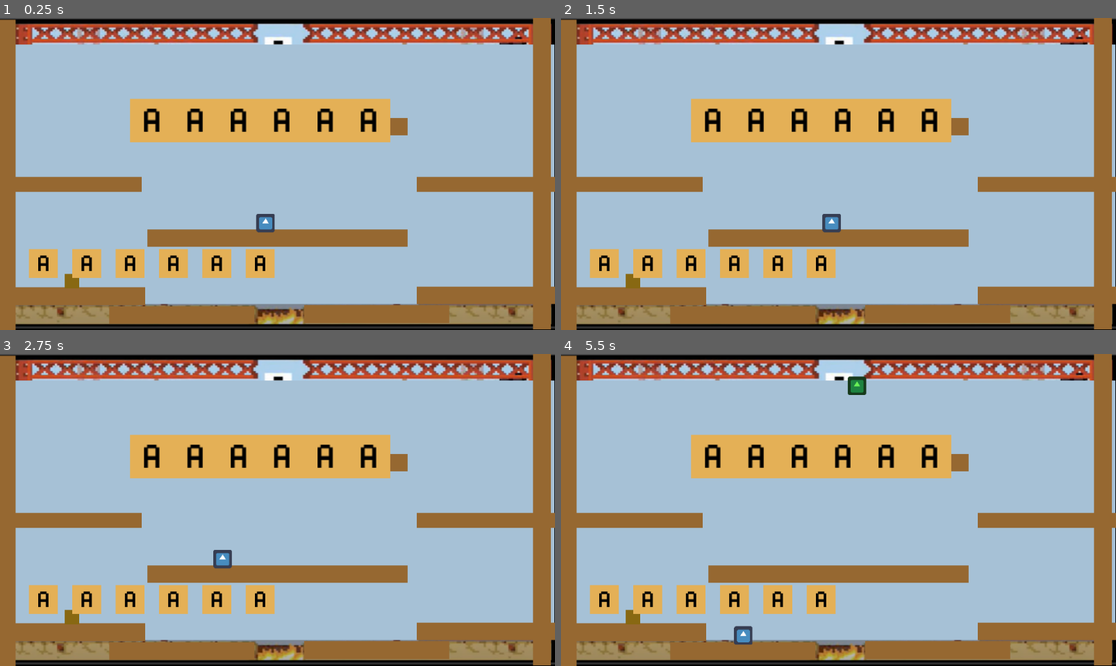
Above: before the commit, frames 1-4 (two rows, left to right).
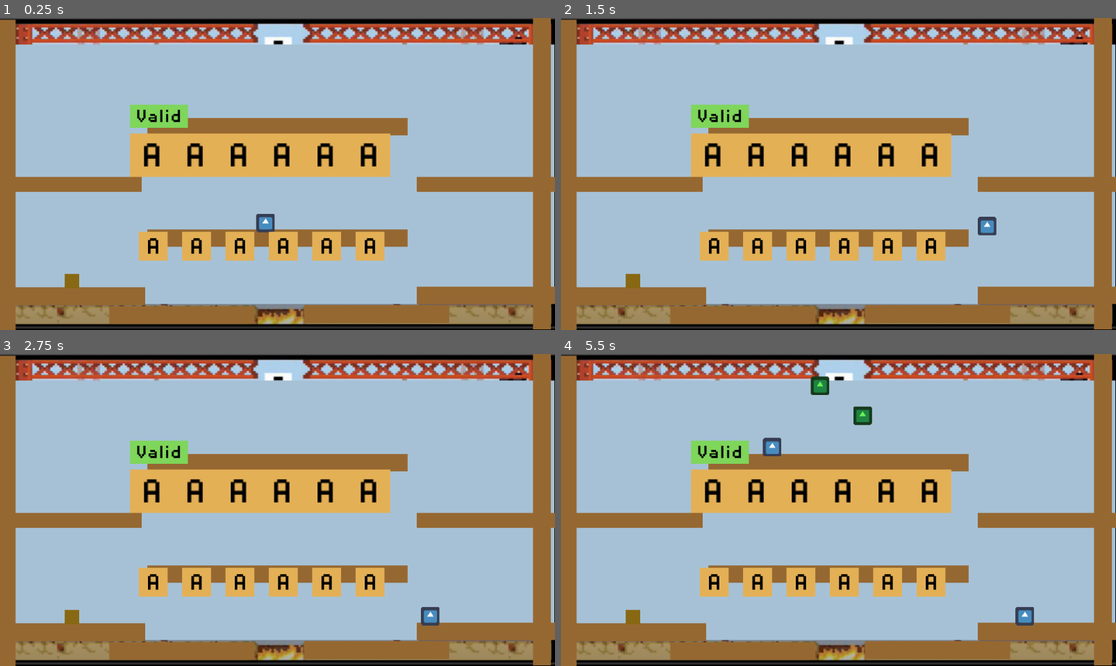
Above: after the commit, the same moments.

Repository: zhimingc/super_scrabble_box
Game: Godot game, scene res://Scenes/MainGame.tscn
Same seed, same stepped clock (60 frames per second), same inputs: the game is played once before the commit and once after it. The engine's default icon, where the game draws it, is replaced by a stand-in: a white triangle on a blue panel in a dark square.
Inputs:
- Up to frame 1 (0.25 s): no input
- Up to frame 2 (1.5 s): tap Enter (ui_accept) at 0.5, 0.77, 1.07 s; hold Right (ui_right) from 0.53 s (still down); tap Space (ui_select) at 0.6 s; tap Backspace at 0.8, 1.35 s
- Up to frame 3 (2.75 s): tap Enter (ui_accept) at 1.52, 1.55, 1.82, 2.1 s; release Right (ui_right) at 2.03 s; hold Left (ui_left) from 2.03 s (still down); tap Space (ui_select) at 2.3 s
- Up to frame 4 (5.5 s): release Left (ui_left) at 2.78 s; hold Right (ui_right) 2.78-4.28 s; tap Space (ui_select) at 2.85, 4.55 s; tap Enter (ui_accept) at 3.02, 3.32, 3.77, 3.8, 4.07, 4.25, 4.52, 4.82 s; tap Backspace at 3.05, 3.6, 5.3 s; hold Left (ui_left) 4.28-5.03 s; tap T at 4.35 s; hold Right (ui_right) from 5.03 s (still down); tap E at 5.1 s

The runs differ from the first frame. In frame 1, 16% of the frame differs, in the area x 5-71%, y 25-84%; in frame 2, 16%; in frame 3, 16%; in frame 4, 17%, in the area x 5-86%, y 7-94%.
Error before the commit: Trying to assign value of type 'PlayerCharacter.gd' to a variable of type 'WordController.gd'. (res://Scripts/WordController.gd:16)
Error after the commit: Trying to assign value of type 'PlayerCharacter.gd' to a variable of type 'WordController.gd'. (res://Scripts/WordController.gd:18)

Commit message:
Added dictionary check to word mode

Diff:
--- a/Objects/WordController.tscn
+++ b/Objects/WordController.tscn
@@ -1,90 +1,131 @@
-[gd_scene load_steps=3 format=2]
+[gd_scene load_steps=6 format=2]
 
 [ext_resource path="res://Scripts/WordController.gd" type="Script" id=1]
-[ext_resource path="res://Objects/HUD_LetterElement.tscn" type="PackedScene" id=2]
+[ext_resource path="res://Textures/square_small.png" type="Texture" id=2]
+[ext_resource path="res://Objects/HUD_LetterElement.tscn" type="PackedScene" id=3]
+[ext_resource path="res://Fonts/DisposableDroidBB.otf" type="DynamicFontData" id=4]
+
+[sub_resource type="DynamicFont" id=1]
+size = 40
+use_filter = true
+font_data = ExtResource( 4 )
 
 [node name="WordController" type="Node2D"]
 pause_mode = 2
 script = ExtResource( 1 )
 
+[node name="Overlay" type="TextureRect" parent="."]
+visible = false
+modulate = Color( 0.34902, 0.34902, 0.34902, 0.588235 )
+margin_right = 960.0
+margin_bottom = 540.0
+texture = ExtResource( 2 )
+stretch_mode = 1
+
 [node name="Held" type="Node2D" parent="."]
+position = Vector2( 190, -30 )
+__meta__ = {
+"_edit_group_": true
+}
 
-[node name="TextureRect_0" parent="Held" instance=ExtResource( 2 )]
+[node name="TextureRect_0" parent="Held" instance=ExtResource( 3 )]
 margin_left = 50.0
 margin_top = 400.0
 margin_right = 100.0
 margin_bottom = 450.0
 
-[node name="TextureRect_1" parent="Held" instance=ExtResource( 2 )]
+[node name="TextureRect_1" parent="Held" instance=ExtResource( 3 )]
 margin_left = 125.0
 margin_top = 400.0
 margin_right = 175.0
 margin_bottom = 450.0
 
-[node name="TextureRect_2" parent="Held" instance=ExtResource( 2 )]
+[node name="TextureRect_2" parent="Held" instance=ExtResource( 3 )]
 margin_left = 200.0
 margin_top = 400.0
 margin_right = 250.0
 margin_bottom = 450.0
 
-[node name="TextureRect_3" parent="Held" instance=ExtResource( 2 )]
+[node name="TextureRect_3" parent="Held" instance=ExtResource( 3 )]
 margin_left = 275.0
 margin_top = 400.0
 margin_right = 325.0
 margin_bottom = 450.0
 
-[node name="TextureRect_4" parent="Held" instance=ExtResource( 2 )]
+[node name="TextureRect_4" parent="Held" instance=ExtResource( 3 )]
 margin_left = 350.0
 margin_top = 400.0
 margin_right = 400.0
 margin_bottom = 450.0
 
-[node name="TextureRect_5" parent="Held" instance=ExtResource( 2 )]
+[node name="TextureRect_5" parent="Held" instance=ExtResource( 3 )]
 margin_left = 425.0
 margin_top = 400.0
 margin_right = 475.0
 margin_bottom = 450.0
 
 [node name="Used" type="Node2D" parent="."]
+position = Vector2( 0, 60 )
 
-[node name="TextureRect_8" parent="Used" instance=ExtResource( 2 )]
+[node name="TextureRect_8" parent="Used" instance=ExtResource( 3 )]
 margin_left = 225.0
 margin_top = 140.0
 margin_right = 275.0
 margin_bottom = 190.0
 rect_scale = Vector2( 1.5, 1.5 )
 
-[node name="TextureRect_6" parent="Used" instance=ExtResource( 2 )]
+[node name="TextureRect_6" parent="Used" instance=ExtResource( 3 )]
 margin_left = 300.0
 margin_top = 140.0
 margin_right = 350.0
 margin_bottom = 190.0
 rect_scale = Vector2( 1.5, 1.5 )
 
-[node name="TextureRect_7" parent="Used" instance=ExtResource( 2 )]
+[node name="TextureRect_7" parent="Used" instance=ExtResource( 3 )]
 margin_left = 375.0
 margin_top = 140.0
 margin_right = 425.0
 margin_bottom = 190.0
 rect_scale = Vector2( 1.5, 1.5 )
 
-[node name="TextureRect_9" parent="Used" instance=ExtResource( 2 )]
+[node name="TextureRect_9" parent="Used" instance=ExtResource( 3 )]
 margin_left = 450.0
 margin_top = 140.0
 margin_right = 500.0
 margin_bottom = 190.0
 rect_scale = Vector2( 1.5, 1.5 )
 
-[node name="TextureRect_11" parent="Used" instance=ExtResource( 2 )]
+[node name="TextureRect_11" parent="Used" instance=ExtResource( 3 )]
 margin_left = 525.0
 margin_top = 140.0
 margin_right = 575.0
 margin_bottom = 190.0
 rect_scale = Vector2( 1.5, 1.5 )
 
-[node name="TextureRect_10" parent="Used" instance=ExtResource( 2 )]
+[node name="TextureRect_10" parent="Used" instance=ExtResource( 3 )]
 margin_left = 600.0
 margin_top = 140.0
 margin_right = 650.0
 margin_bottom = 190.0
 rect_scale = Vector2( 1.5, 1.5 )
+
+[node name="WordValid" type="TextureRect" parent="."]
+modulate = Color( 0.494118, 0.839216, 0.352941, 1 )
+margin_left = 225.0
+margin_top = 150.0
+margin_right = 325.0
+margin_bottom = 190.0
+texture = ExtResource( 2 )
+expand = true
+__meta__ = {
+"_edit_group_": true
+}
+
+[node name="Label" type="Label" parent="WordValid"]
+modulate = Color( 0, 0, 0, 1 )
+margin_right = 100.0
+margin_bottom = 40.0
+custom_fonts/font = SubResource( 1 )
+text = "Valid"
+align = 1
+valign = 1
--- a/Scenes/MainGame.tscn
+++ b/Scenes/MainGame.tscn
@@ -20,6 +20,7 @@
 
 [node name="PlayerCharacter" parent="." instance=ExtResource( 2 )]
 position = Vector2( 459.273, 314.598 )
+z_index = 1
 
 [node name="EnemyTimer" type="Timer" parent="."]
 wait_time = 5.0
--- a/Scripts/GlobalConstants.gd
+++ b/Scripts/GlobalConstants.gd
@@ -1,3 +1,45 @@
 extends Node
 
 var gravity = 9.8
+
+var letterPool = []
+
+var letterCounts = [
+	9, # A
+	2, # B
+	2, # C
+	4, # D
+	12, # E
+	2, # F
+	3, # G
+	2, # H
+	9, # I
+	0, # J
+	0, # K
+	4, # L
+	2, # M
+	6, # N
+	8, # O
+	2, # P
+	0, # Q
+	6, # R
+	4, # S
+	6, # T
+	4, # U
+	0, # V
+	2, # W
+	0, # X
+	2, # Y
+	0, # Z
+]
+
+var dict : Dictionary
+
+func populate_letterPool():
+	for i in GlobalConstants.letterCounts.size():
+		var count = GlobalConstants.letterCounts[i]
+		var conv = PoolByteArray()
+		conv.append(65 + i)
+		var letter = conv.get_string_from_ascii()
+		for j in count:
+			GlobalConstants.letterPool.push_back(letter)
--- a/Scripts/LetterBox.gd
+++ b/Scripts/LetterBox.gd
@@ -6,12 +6,17 @@
 
 func _ready():
 	randomize()
-	var conv = PoolByteArray()
-	conv.append(65 + randi() % 26)
-	letter = conv.get_string_from_ascii()
+	var poolSize = GlobalConstants.letterPool.size()
+	var retIdx = randi() % poolSize
+	letter = GlobalConstants.letterPool[retIdx]
+	GlobalConstants.letterPool.remove(retIdx)
+	if GlobalConstants.letterPool.size() == 0:
+		GlobalConstants.populate_letterPool()
 
 func _on_LetterBox_body_entered(body):
 	if body.name == "PlayerCharacter":
+		if body.get_valid_slot() == -1:
+			return
 		body.add_letter(letter)
 		queue_free()
 		emit_signal("collected")
--- a/Scripts/MainGame.gd
+++ b/Scripts/MainGame.gd
@@ -4,8 +4,22 @@
 export (PackedScene) var Enemy_Basic
 export (PackedScene) var LetterBox
 
+var dictionaryPath = "res://scrabbleDict.txt"
 var letterSpawns = []
 var oldLetterSpawn = -1
+
+func _init():
+	GlobalConstants.populate_letterPool()
+	load_dict(dictionaryPath)
+
+func load_dict(file):
+	var f = File.new()
+	f.open(file, File.READ)
+	var index = 1
+	while not f.eof_reached(): # iterate through all lines until the end of file is reached
+		var line = f.get_line()
+		GlobalConstants.dict[line.to_lower()] = 0
+	f.close()
 
 func _ready():
 	$EnemyTimer.connect("timeout", self, "spawn_enemy")
--- a/Scripts/WordController.gd
+++ b/Scripts/WordController.gd
@@ -2,6 +2,8 @@
 
 var lettersHeldUI = []
 var lettersUsedUI = []
+var overlay : TextureRect
+var validUI : TextureRect
 
 class_name PlayerCharacter
 
@@ -15,6 +17,12 @@
 	currentLettersIdx.resize(6)
 	pc = get_parent().get_node("PlayerCharacter")
 	for x in get_children():
+		if x.name == "WordValid":
+			validUI = x
+			validUI.visible = false
+		if x.name == "Overlay":
+			overlay = x
+			overlay.visible = false
 		if x.name == "Held":
 			for y in x.get_children():
 				lettersHeldUI.push_back(y)
@@ -26,19 +34,36 @@
 
 func _process(delta):
 	if Input.is_action_just_pressed("ui_select"):
-		isPaused = !isPaused
-		get_tree().paused = isPaused
+		toggle_pause()
 		if (isPaused):
 			update_lettersHeld(pc.get_letters())
 			pc.hide_letters()
+			init_wordMode()
 		else:
 			pc.update_letters()
 			hide_letters()
+	if Input.is_action_just_pressed("ui_accept") and isPaused:
+		var currentWord = ""
+		for i in currentLettersIdx:
+			if i != null:
+				currentWord += heldLetters[i].letter
+		if currentWord != "" and GlobalConstants.dict.has(currentWord.to_lower()):
+			print(true)
+
+func check_word():
+	var currentWord = ""
+	for i in currentLettersIdx:
+		if i != null:
+			currentWord += heldLetters[i].letter
+	if currentWord != "" and GlobalConstants.dict.has(currentWord.to_lower()):
+		return true
+	return false
 
 func _unhandled_key_input(event):
 	# typing letters
 	if event.is_pressed() and !event.echo:
 		if event.scancode >= 65 and event.scancode <= 90:
+			var newLetter = false
 			var conv = PoolByteArray()
 			conv.append(event.scancode)
 			var keyString = conv.get_string_from_ascii()
@@ -46,6 +71,7 @@
 				var currentHeld = heldLetters[i]
 				if !currentHeld.inTyping and currentHeld.letter == keyString:
 					currentIdx += 1
+					newLetter = true
 					# update used UI
 					lettersUsedUI[currentIdx].visible = true
 					lettersUsedUI[currentIdx].get_node("Label").text = keyString
@@ -54,6 +80,8 @@
 					lettersHeldUI[i].visible = false
 					currentHeld.inTyping = true
 					break
+			if newLetter:
+				update_valid()
 
 		# backspace
 		if event.scancode == KEY_BACKSPACE and currentIdx != -1:
@@ -62,14 +90,28 @@
 			# update held UI
 			heldLetters[heldIdx].inTyping = false
 			lettersHeldUI[heldIdx].visible = true
-			currentLettersIdx[currentIdx] = -1
+			currentLettersIdx[currentIdx] = null
 			currentIdx -= 1
+			update_valid()
+
+func update_valid():
+	if check_word():
+		validUI.visible = true
+	else:
+		validUI.visible = false
+
+func toggle_pause():
+	isPaused = !isPaused
+	overlay.visible = isPaused
+	get_tree().paused = isPaused
 
 func init_wordMode():
 	for i in currentLettersIdx:
 		i = -1
 
 func hide_letters():
+	currentIdx = -1
+	validUI.visible = false
 	for i in lettersHeldUI:
 		i.visible = false
 	for i in lettersUsedUI:
@@ -77,7 +119,7 @@
 
 func update_lettersHeld(letters):
 	hide_letters()
-	heldLetters = letters.duplicate(true)
+	heldLetters = letters.duplicate()
 	for i in letters.size():
 		heldLetters[i].inTyping = false
 		lettersHeldUI[i].visible = true
--- a/project.godot
+++ b/project.godot
@@ -33,6 +33,16 @@
 window/size/width=960
 window/size/height=540
 
+[input]
+
+ui_accept={
+"deadzone": 0.5,
+"events": [ Object(InputEventKey,"resource_local_to_scene":false,"resource_name":"","device":0,"alt":false,"shift":false,"control":false,"meta":false,"command":false,"pressed":false,"scancode":16777221,"unicode":0,"echo":false,"script":null)
+, Object(InputEventKey,"resource_local_to_scene":false,"resource_name":"","device":0,"alt":false,"shift":false,"control":false,"meta":false,"command":false,"pressed":false,"scancode":16777222,"unicode":0,"echo":false,"script":null)
+, Object(InputEventJoypadButton,"resource_local_to_scene":false,"resource_name":"","device":0,"button_index":0,"pressure":0.0,"pressed":false,"script":null)
+ ]
+}
+
 [rendering]
 
 quality/driver/driver_name="GLES2"
Not shown, added: english3.txt
Not shown, added: scrabbleDict.txt
